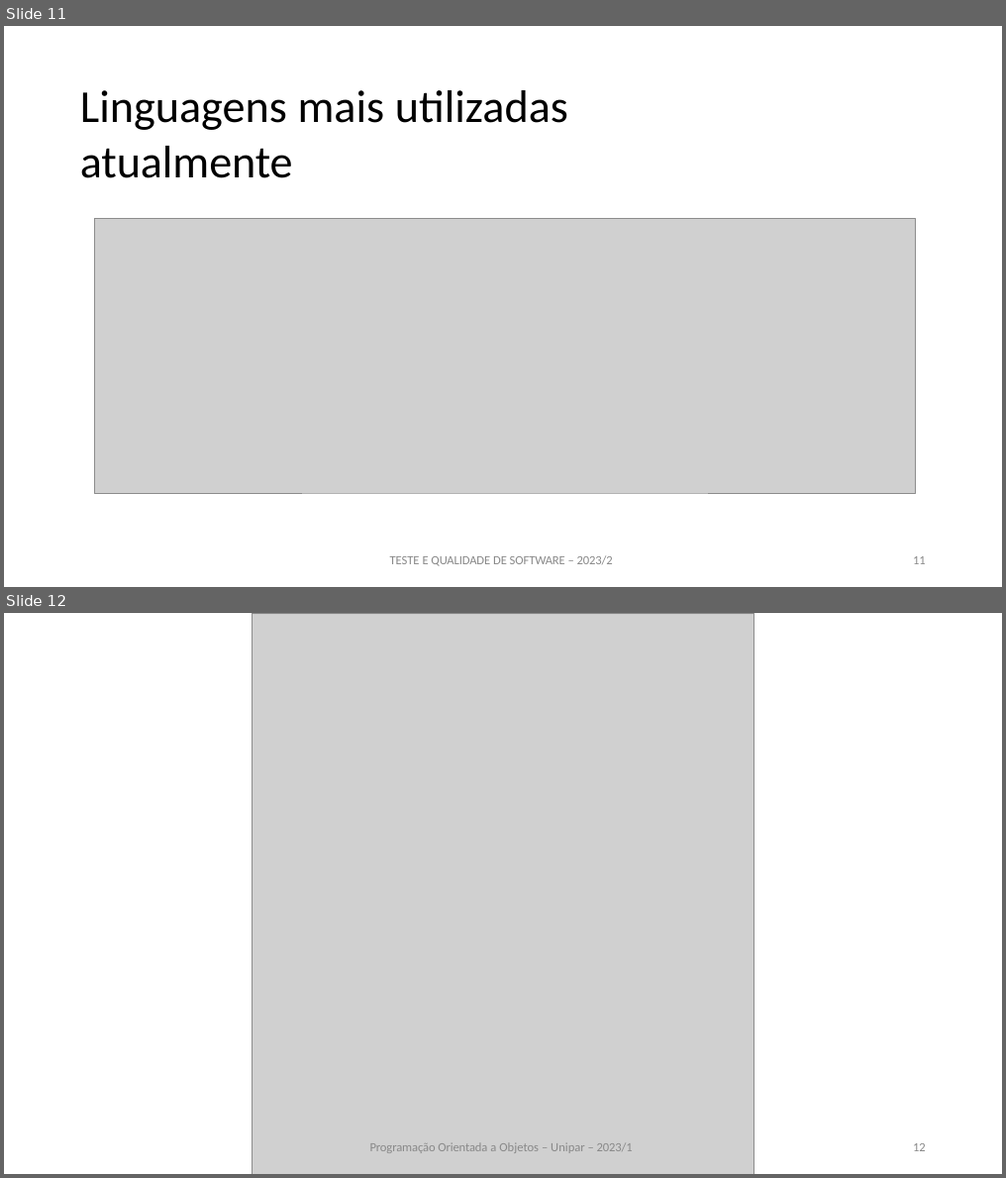
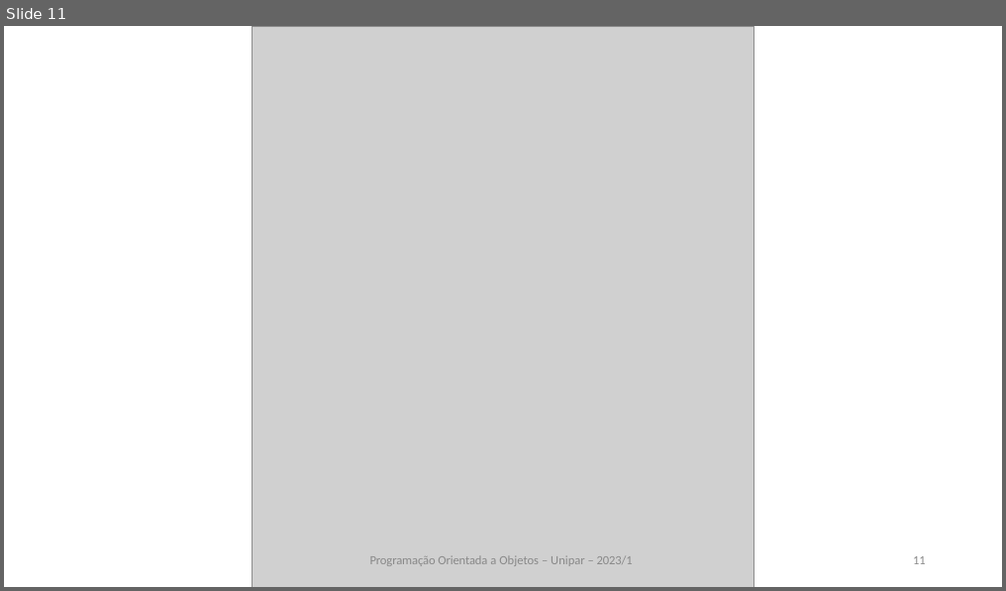
Before and after one commit to JoaoChoma/testedesoftware2025, a slide deck: SEMANA01/semana 01.pptx. Shown one above the other, each under a label of ours: slides 11 and 12 before the commit, slide 11 after it. The pictures are 1006x1178 and 1006x591 pixels, drawn with LibreOffice and Linux fonts; fonts in the diff are those of the drawing; grey boxes stand for pictures. Boxes give left, top, right and bottom in pixels: in the first picture for what was removed or moved away, otherwise in the second. Text is boxed around its words. In the diff, an @@ line names an element or a change of style, - is before the commit and + after.

```diff
--- a/SEMANA01/semana 01.pptx
+++ b/SEMANA01/semana 01.pptx
@@ slide 11 removed at box(4, 26, 1002, 587), background #FFFFFF @@
@@ title removed at box(80, 90, 568, 178) @@
-Linguagens mais utilizadas atualmente
@@ picture removed at box(95, 219, 916, 494) @@
@@ text removed at box(390, 556, 613, 567) @@
-TESTE E QUALIDADE DE SOFTWARE – 2023/2
@@ page number removed at box(913, 557, 925, 565) @@
-11
@@ what was slide 12 is now slide 11 @@
@@ page number at box(913, 557, 925, 565): text changed @@
-12
+11
```
Also in this commit, not shown: 29 slides changed, 1 other slide removed, 1 other file.
